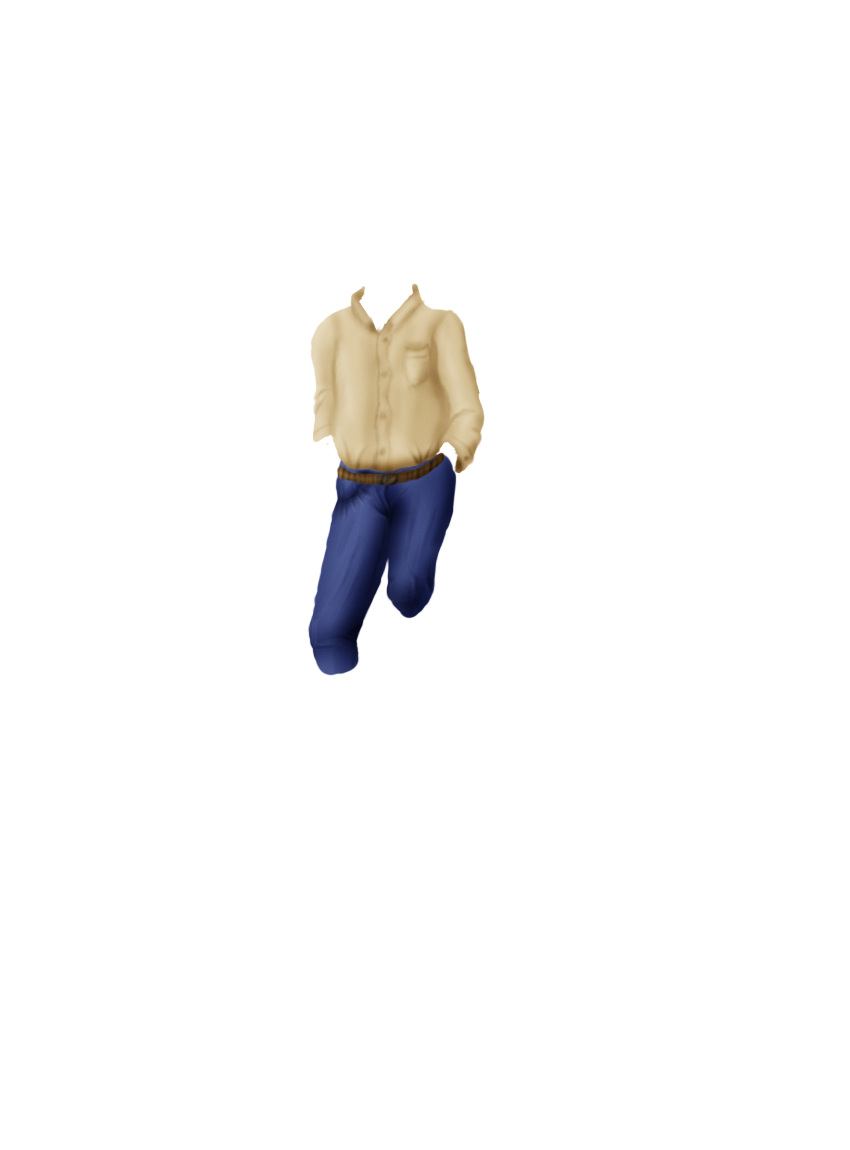
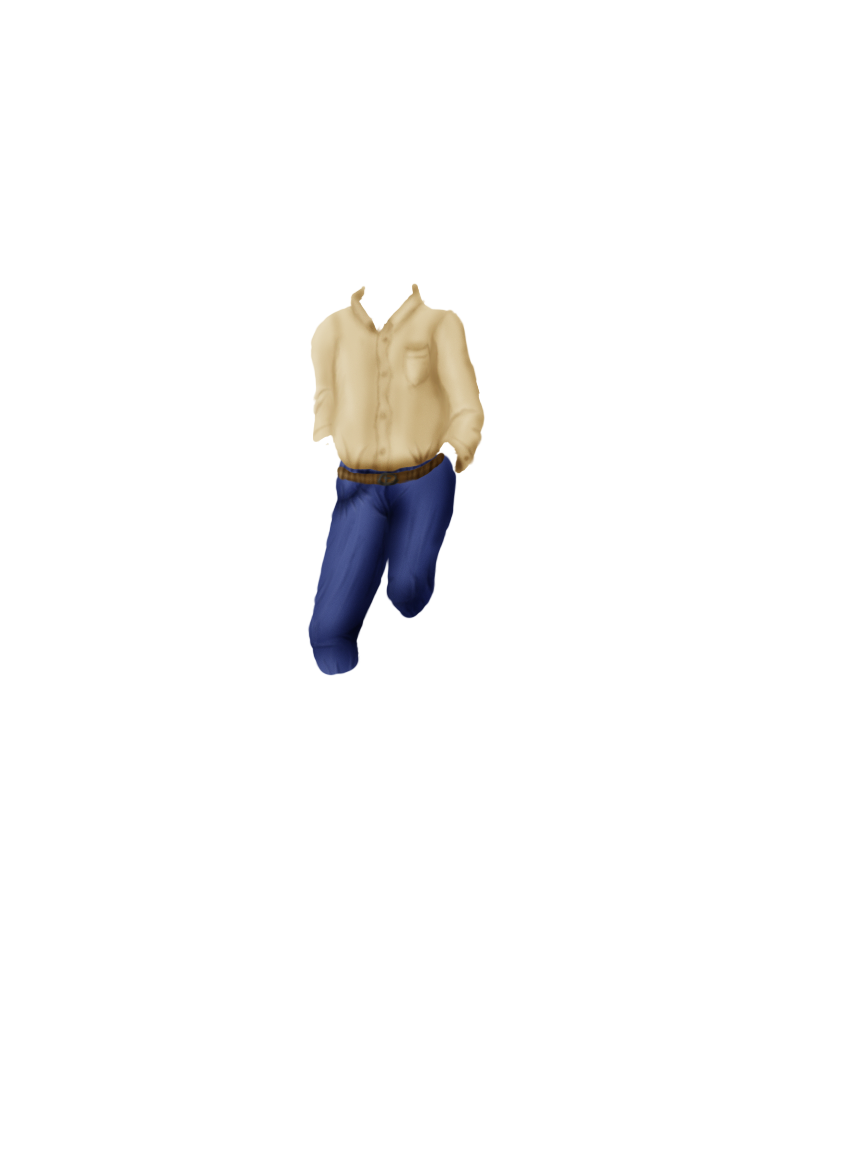
Two versions of the same layered image (850 × 1150). Layer-by-layer changes:
painted on "Jeans" over [312, 455, 437, 675]
